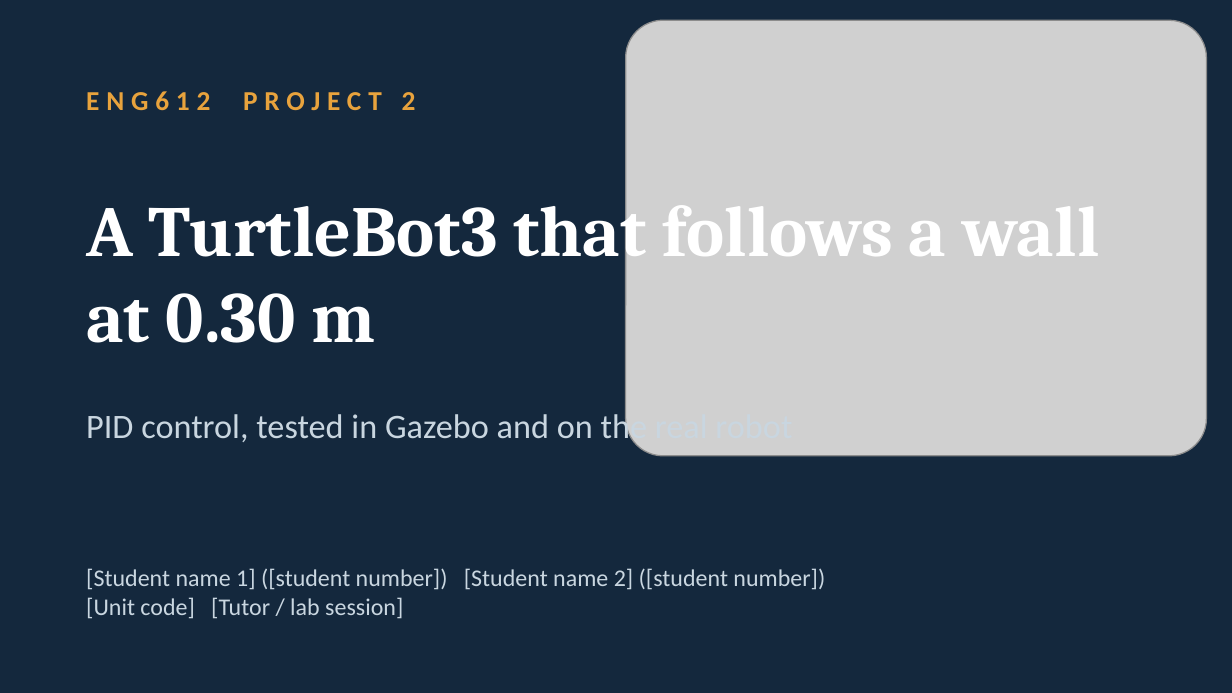
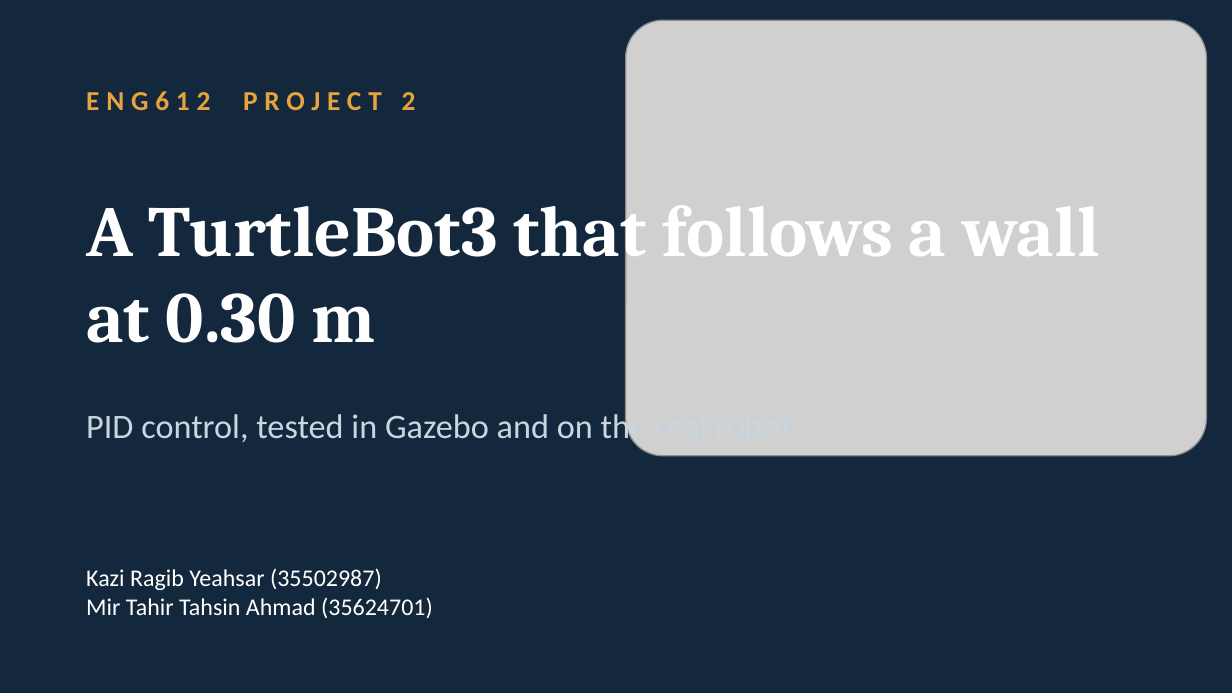
Before and after one commit to ragib-yeahsar/ENG612-Project-2, a slide deck: slide 1 of submission/ENG612_Project2_Presentation.pptx. Drawn at 1232x693 pixels with LibreOffice and Linux fonts; fonts in the diff are those of the drawing; grey boxes stand for pictures. Boxes give left, top, right and bottom in pixels: in the first picture for what was removed or moved away, otherwise in the second. Text is boxed around its words. In the diff, an @@ line names an element or a change of style, - is before the commit and + after.

```diff
--- a/submission/ENG612_Project2_Presentation.pptx
+++ b/submission/ENG612_Project2_Presentation.pptx
@@ text at (86,568,433,618): text changed; text colour #C9D6E0 to #FFFFFF @@
-[Student name 1] ([student number]) [Student name 2] ([student number])
-[Unit code] [Tutor / lab session]
+Kazi Ragib Yeahsar (35502987)
+Mir Tahir Tahsin Ahmad (35624701)
```
Also in this commit, not shown: 2 other files.
